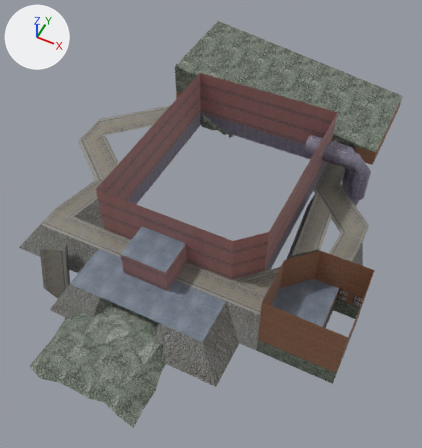
An edit to the Blender file models/courses/westopolis/map.blend, drawn before and after from the same camera.
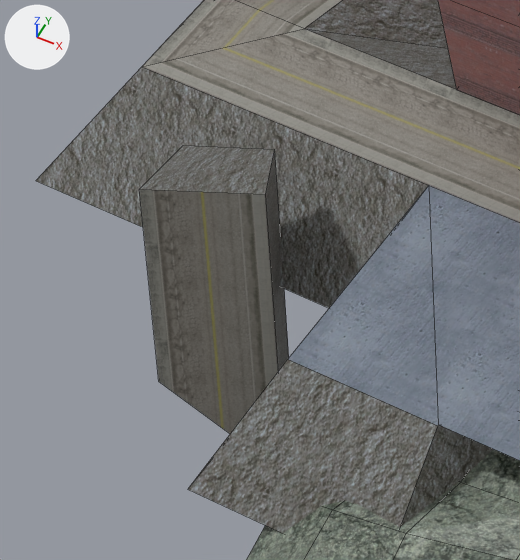
There are two pictures of each version: one whole from a 50 mm camera at (84.6, -187.2, 195.8) aimed at (5.3, -28.7, -2.3), one close up on the part from 3% to 28% of the width and 47% to 72% of the height. Every picture has the same lights, and +X, +Y and +Z are marked at upper left. The close-ups show mesh edges as thin lines.

Objects in the first close-up: 'Road.003-col', 'Road.004-col', 'Walls Middle-col'.
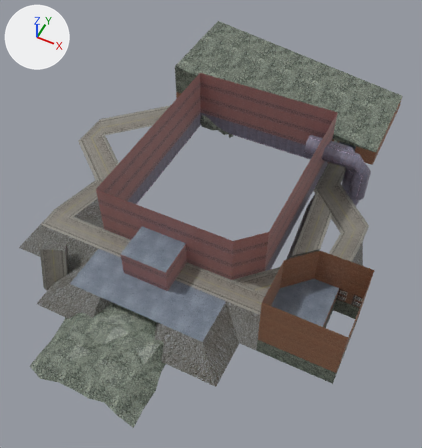
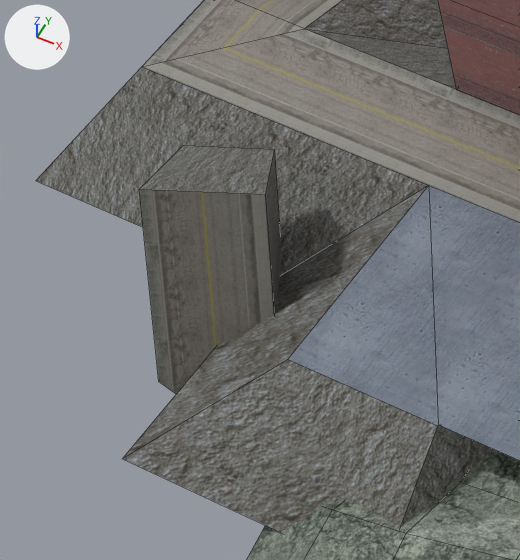
Pixel boxes (x1, y1, x2, y2) of what changed, in the close-ups (520 x 560 px; the box of a moved part takes in the faces that stretch with it):
part 1 of me_plane_008, moved or reshaped: (36, 67, 438, 533) in both

What changed in the scene script:
```text
Change me_plane_008:
    where me_plane_008.from_pydata(...)  # 103 vertices, 77 faces; spans x -172.0..-32.0, y -65.3..50.0, z -11.2..0.0
    used by ob_road_004_col; location = (110.0, -60.0, 8.0)
    me_plane_008 part 1
    me_plane_008.vertices[25].co: (-140.5, -20.0, -8.0) -> (-147.0, -20.0, -8.0)
    me_plane_008.vertices[32].co: (-140.5, -40.1, -8.0) -> (-147.0, -40.1, -8.0)  # pixel (187, 489) -> pixel (122, 458)
```
